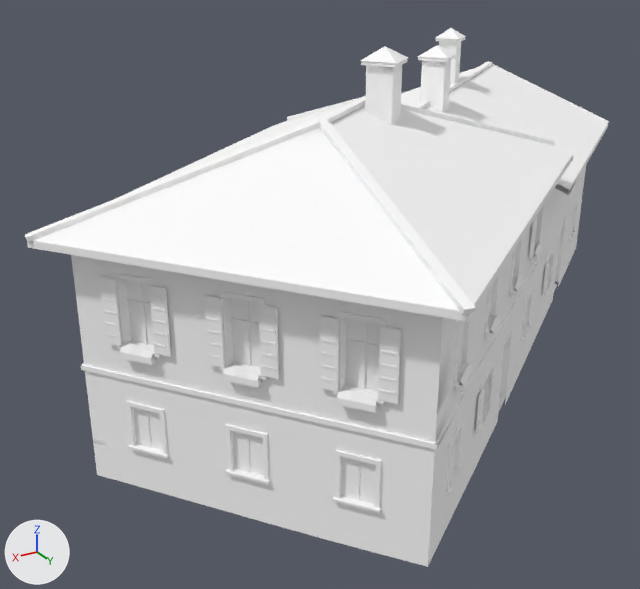
One commit to the glTF model games/yorimichi/assets/belmonte/meshes/SM_BM_BVV_Farm_Poggio.glb: the scene before it, then after it.
Rendered twice from a 50 mm lens placed at (17.8, 24.1, 14.2), pointed at (3.3, -0.2, 2.1). The axes (+X, +Y, +Z) are drawn at lower left. The lights are the same throughout. The first picture is the older version. Vertices at exactly the same position are counted once.

The older version as bpy lines, for what is in view:
```python
me_sm_bvv_farm_poggio = bpy.data.meshes.new('SM_BVV_Farm_Poggio')
me_sm_bvv_farm_poggio.from_pydata(...)  # 4022 vertices, 5216 faces; spans x -13.2..13.5, y -11.7..11.9, z -0.3..10.8
# faces by material slot: [1422, 1750, 382, 1052, 20, 126, 18, 446]
me_sm_bvv_farm_poggio.materials.append(mat_bm_000_m_stone_058)
me_sm_bvv_farm_poggio.materials.append(mat_bm_001_m_ashlar_058)
me_sm_bvv_farm_poggio.materials.append(mat_bm_002_m_roof_018)
me_sm_bvv_farm_poggio.materials.append(mat_bm_003_m_wood_018)
me_sm_bvv_farm_poggio.materials.append(mat_bm_004_m_iron_007)
me_sm_bvv_farm_poggio.materials.append(mat_bm_005_m_vcol_006)
me_sm_bvv_farm_poggio.materials.append(mat_bm_006_m_glass_dark_005)
me_sm_bvv_farm_poggio.materials.append(mat_bm_007_m_rubble_001)
ob_sm_bm_bvv_farm_poggio = bpy.data.objects.new('SM_BM_BVV_Farm_Poggio', me_sm_bvv_farm_poggio)
ob_sm_bm_bvv_farm_poggio.location = (0.0, 0.0, 0.0)
```
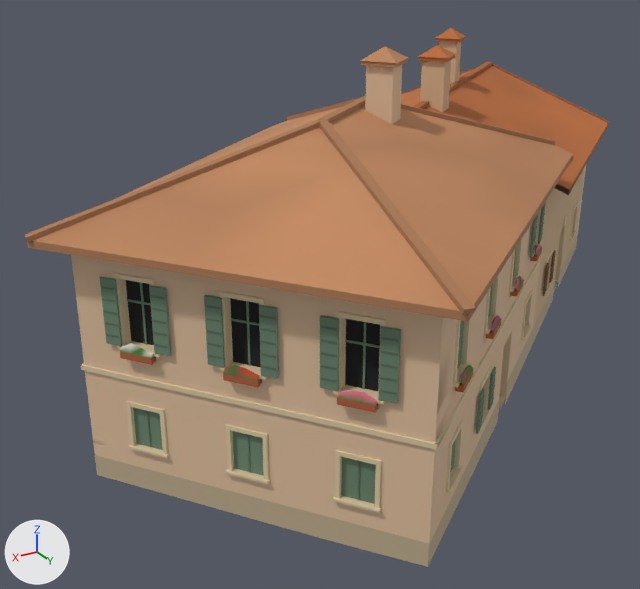
Where the change shows, as pixel boxes (x1, y1, x2, y2) in the pictures (640 x 589 px):
part 1 of me_sm_bvv_farm_poggio, recoloured (white to beige)
    both: (25, 28, 609, 567)

Patch to the scene script:
```diff
--- a/games/yorimichi/assets/belmonte/meshes/SM_BM_BVV_Farm_Poggio.glb.py
+++ b/games/yorimichi/assets/belmonte/meshes/SM_BM_BVV_Farm_Poggio.glb.py
@@ me_sm_bvv_farm_poggio @@
 me_sm_bvv_farm_poggio.from_pydata(...)  # 4022 vertices, 5216 faces; spans x -13.2..13.5, y -11.7..11.9, z -0.3..10.8
 # used by ob_sm_bm_bvv_farm_poggio; location = (0.0, 0.0, 0.0)
+# me_sm_bvv_farm_poggio part 1: 5216 faces centred in x -13.1..13.5, y -11.6..11.9, z -0.2..10.6 are repainted in the vertex colours; the middle colour goes from white #ffffff to beige #d7bf9e
 me_sm_bvv_farm_poggio.materials.append(mat_bm_000_m_stone_058)
```
